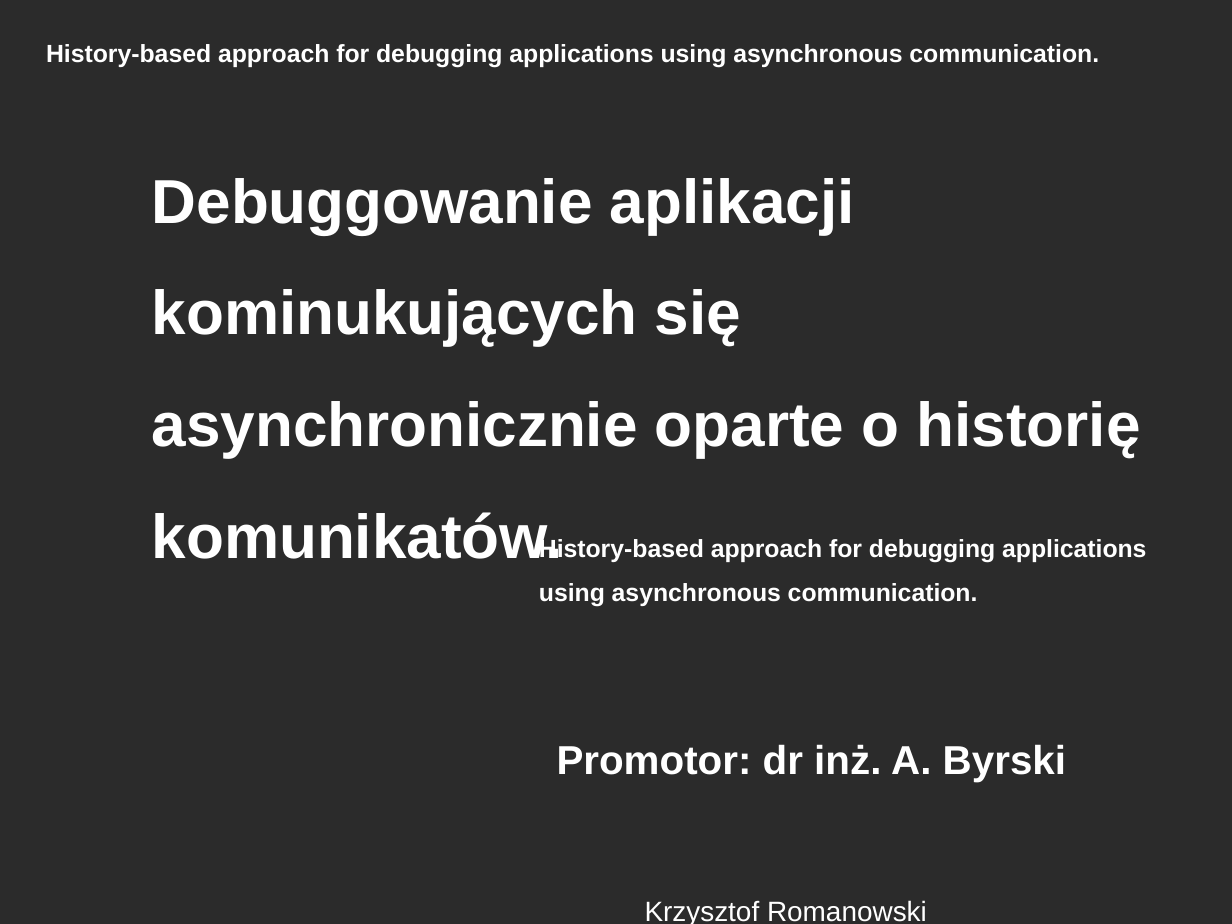
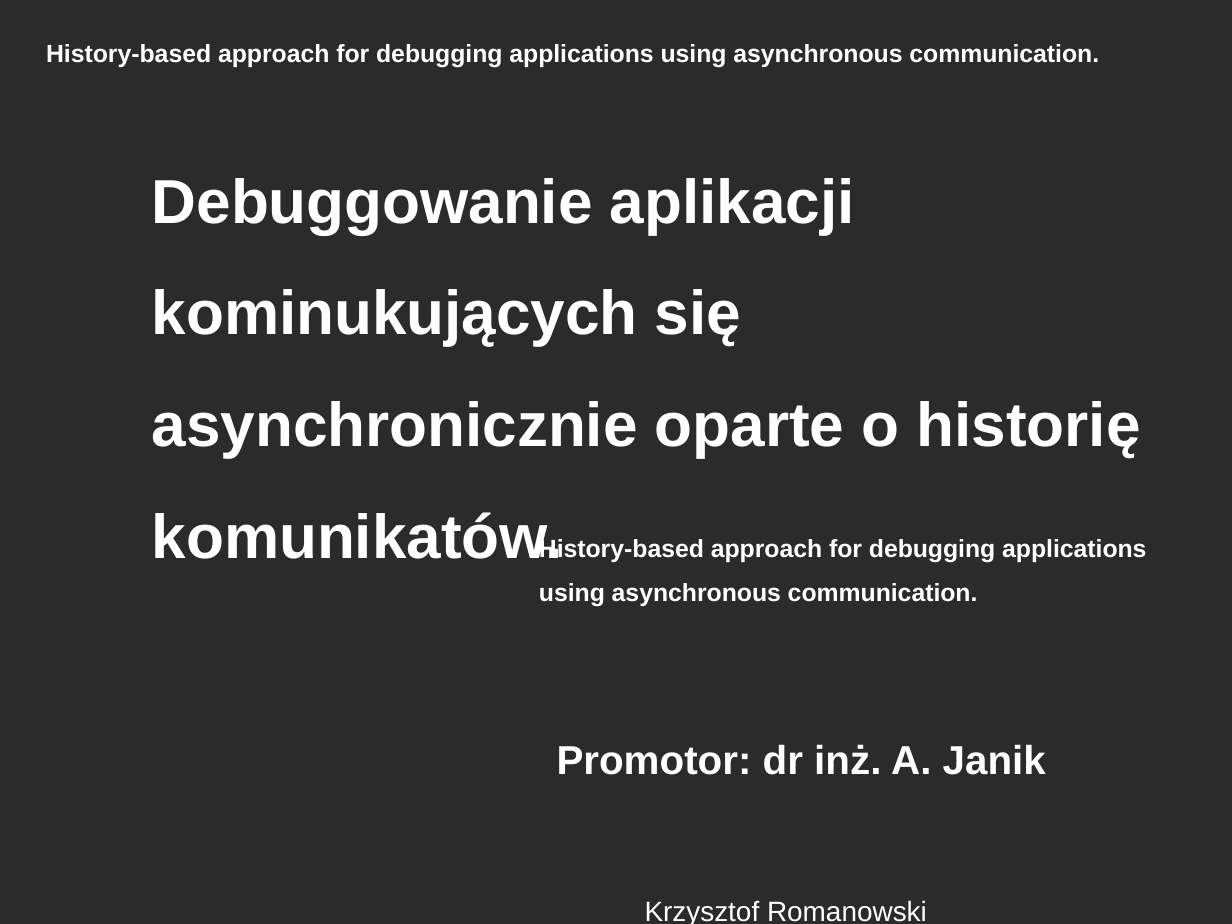
Before and after one commit to romanowski/asa, a slide deck: slide 1 of docs/prezentacja.odp. Drawn at 1232x924 pixels with LibreOffice and Linux fonts; fonts in the diff are those of the drawing; background and template pictures are left out; a plain dark background stands for a picture behind light text. Boxes give left, top, right and bottom in pixels: in the first picture for what was removed or moved away, otherwise in the second. Text is boxed around its words. In the diff, an @@ line names an element or a change of style, - is before the commit and + after.

```diff
--- a/docs/prezentacja.odp
+++ b/docs/prezentacja.odp
@@ text at (557, 744, 1046, 775): text changed @@
-Promotor: dr inż. A. Byrski
+Promotor: dr inż. A. Janik
```
Also in this commit, not shown: 1 other file.
